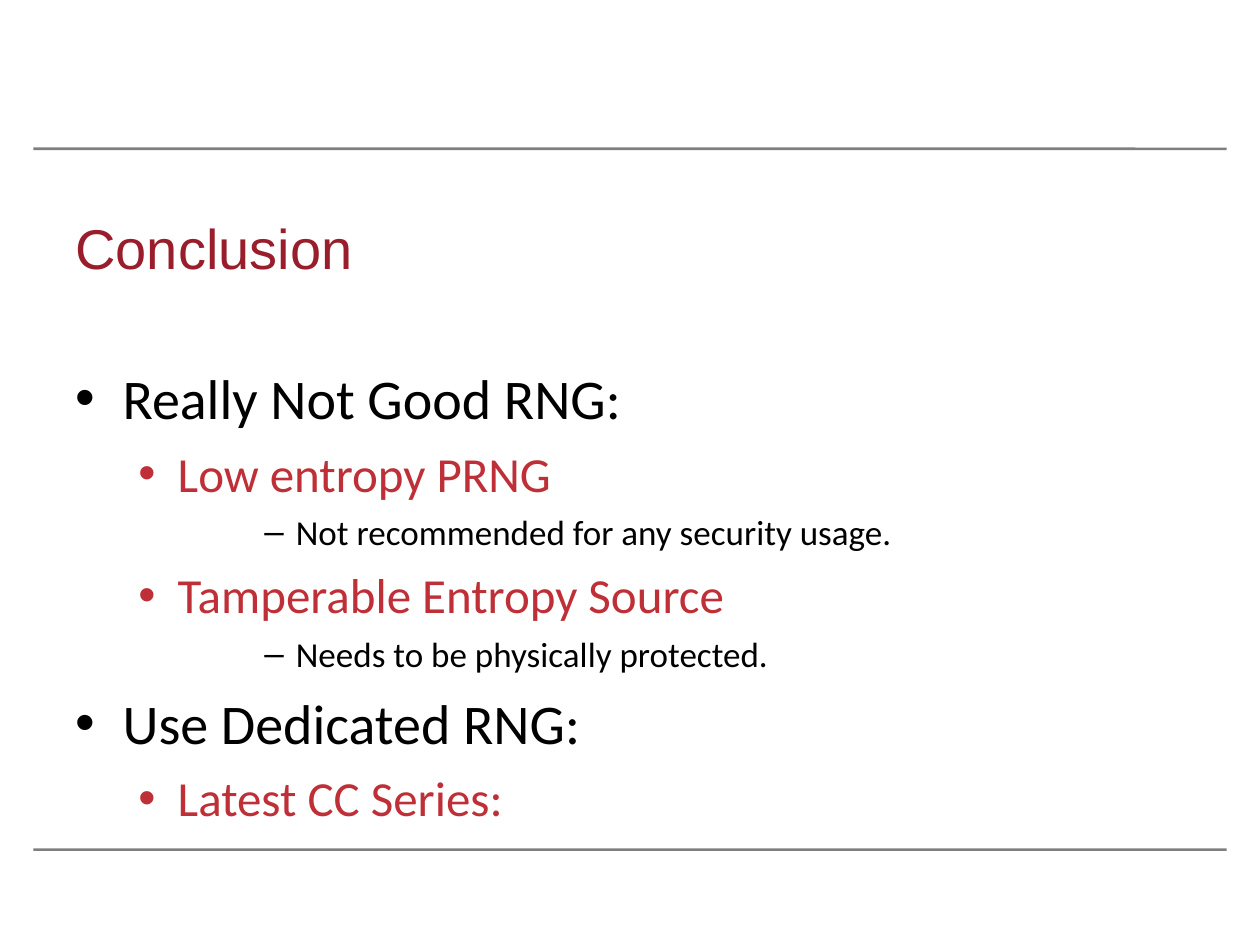
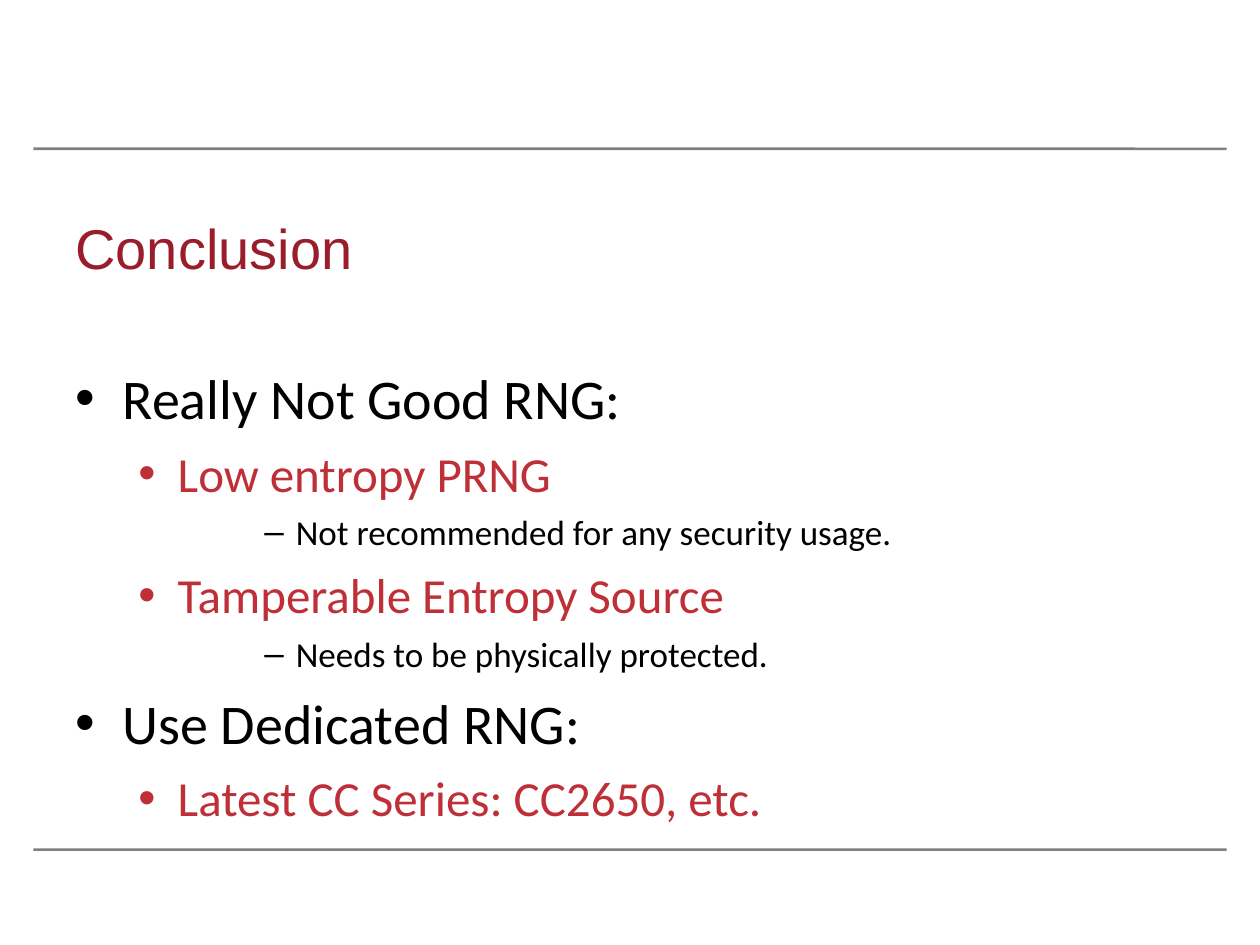
Before and after one commit to Salties/MI-Side-Channel-DTLS, a slide deck: slide 12 of Writings/Cryptographic_Randomness_On_A_CC2538/slides/wifs2016.odp. Drawn at 1260x945 pixels with LibreOffice and Linux fonts; fonts in the diff are those of the drawing; background and template pictures are left out. Boxes give left, top, right and bottom in pixels: in the first picture for what was removed or moved away, otherwise in the second. Text is boxed around its words. In the diff, an @@ line names an element or a change of style, - is before the commit and + after.

```diff
--- a/Writings/Cryptographic_Randomness_On_A_CC2538/slides/wifs2016.odp
+++ b/Writings/Cryptographic_Randomness_On_A_CC2538/slides/wifs2016.odp
@@ text at (178, 782, 761, 822): text changed @@
-  • Latest CC Series:
+  • Latest CC Series: CC2650, etc.
```
Also in this commit, not shown: 2 other slides changed, 2 other files.
